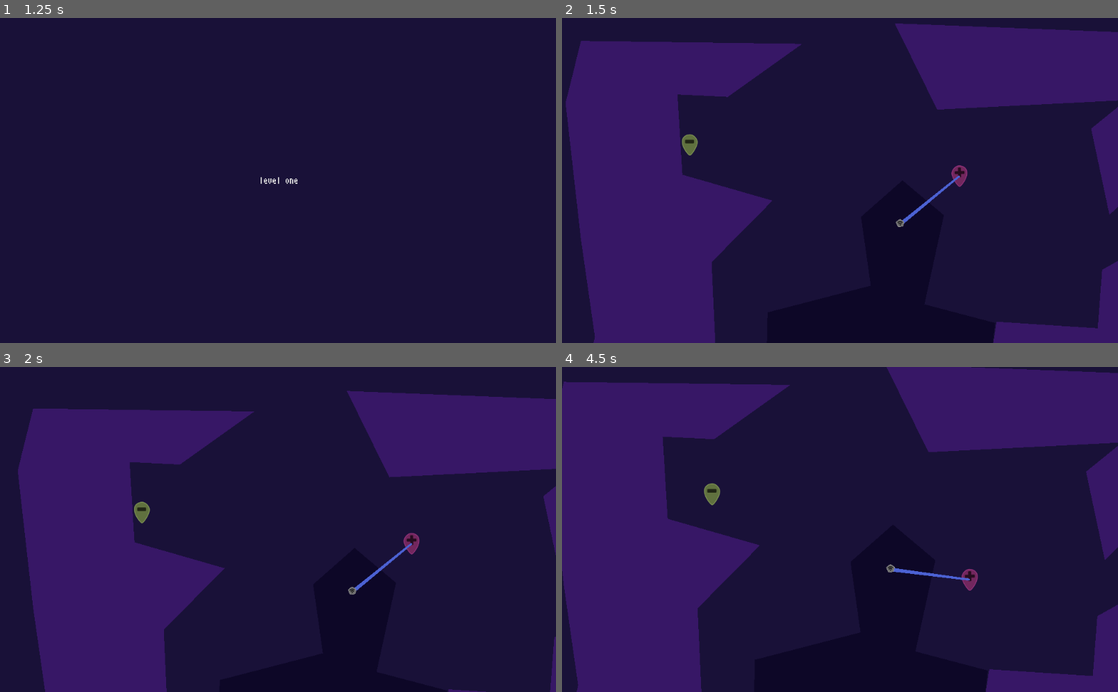
Above: before the commit, frames 1-4 (two rows, left to right).
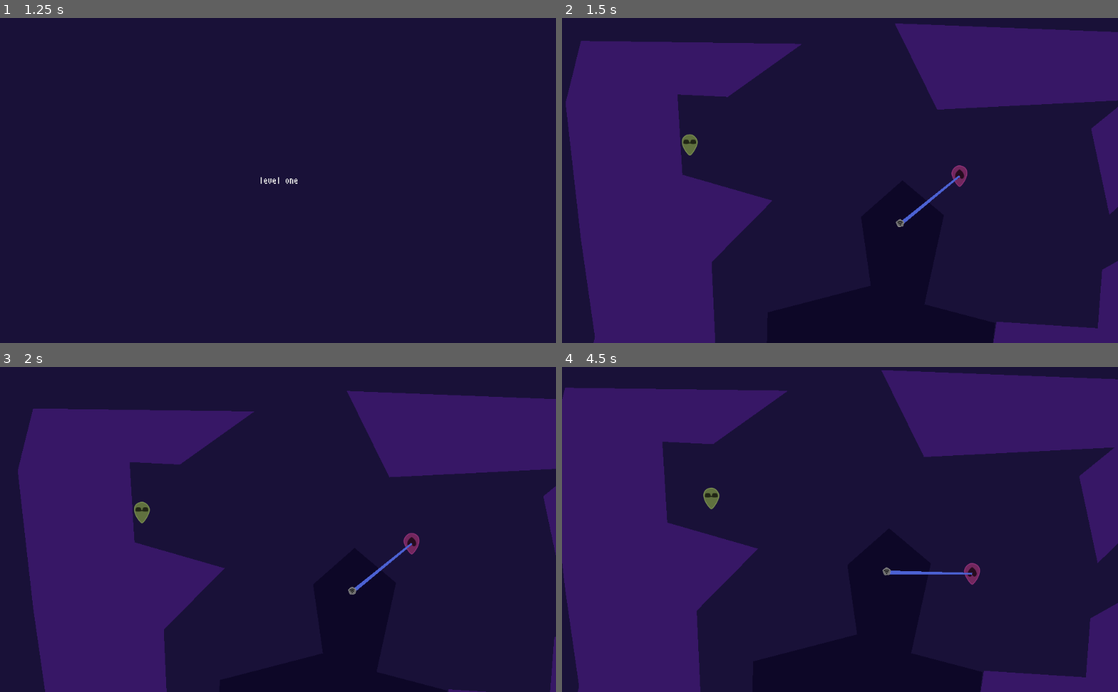
Above: after the commit, the same moments.

Repository: jacobabarbary/BooleanCircuit
Game: Godot game, scene res://gui/menu.tscn
The game is run twice, just before and just after one commit, with the same random seed, the same clock (stepped at 60 frames per second) and the same inputs.
Inputs:
- Up to frame 1 (1.25 s): click "play" at 0.5 s
- Up to frame 2 (1.5 s): click "level one" at 1.25 s
- Up to frame 3 (2 s): no input
- Up to frame 4 (4.5 s): tap S (Player2Action) at 2.1, 3.6 s; tap Down (PlayerAction) at 2.85, 4.35 s

Frame 1 is identical in both runs. In frame 2, less than 0.1% of the frame differs, in the area x 21-73%, y 37-50%; in frame 3, less than 0.1%; in frame 4, 4.3%, in the area x 0-100%, y 0-100%.

Commit message:
update player look

Diff:
--- a/agents/player/Player.gd
+++ b/agents/player/Player.gd
@@ -48,7 +48,7 @@
 
 func launch():
 	if inputs_pressed[1]:
-		linear_velocity = Vector2(0,1).rotated(sprite.rotation) * speed
+		linear_velocity += Vector2(0,1).rotated(sprite.rotation) * speed
 		rot_speed = -rot_speed
 
 func set_color(col: Color)->void:
--- a/agents/player/player.svg
+++ b/agents/player/player.svg
@@ -28,9 +28,9 @@
      borderopacity="1"
      inkscape:pageopacity="0"
      inkscape:pageshadow="2"
-     inkscape:zoom="0.80406911"
-     inkscape:cx="210.84959"
-     inkscape:cy="392.06211"
+     inkscape:zoom="0.56856272"
+     inkscape:cx="21.551769"
+     inkscape:cy="372.90775"
      inkscape:document-units="px"
      inkscape:current-layer="layer1"
      showgrid="true"
@@ -62,7 +62,7 @@
         <dc:format>image/svg+xml</dc:format>
         <dc:type
            rdf:resource="http://purl.org/dc/dcmitype/StillImage" />
-        <dc:title></dc:title>
+        <dc:title />
       </cc:Work>
     </rdf:RDF>
   </metadata>
@@ -92,7 +92,7 @@
       </g>
       <g
          style="opacity:1;vector-effect:none;fill:#1a1239;fill-opacity:1;stroke:none;stroke-width:6.84908962;stroke-linecap:butt;stroke-linejoin:miter;stroke-miterlimit:4;stroke-dasharray:none;stroke-dashoffset:0;stroke-opacity:1;paint-order:markers stroke fill"
-         transform="matrix(0.60089362,0,0,0.60089362,74.225805,87.786997)"
+         transform="matrix(0.60089362,0,0,-0.60089362,74.225805,424.10606)"
          id="g1035">
         <path
            sodipodi:nodetypes="ccccccccscccccc"
@@ -121,7 +121,7 @@
          sodipodi:nodetypes="ccccccssccccccc"
          inkscape:connector-curvature="0"
          id="path986"
-         d="m 103.66143,252.60216 c 0.10522,0.43627 4.06457,0.0283 5.97958,-0.5549 1.69769,-0.51694 4.6799,-1.70773 4.67586,-2.54606 -0.0155,-3.20654 -2.28078,-11.87726 -7.1427,-11.46613 -4.86193,0.41113 -4.15632,11.8975 -3.51274,14.56709 z m -14.108052,-2.63691 c 0.01866,0.93035 3.044239,1.98876 4.779923,2.38803 1.922612,0.44227 5.826239,0.42216 5.917859,-0.0659 0.5607,-2.98685 0.43506,-12.87488 -4.087539,-13.13204 -4.5226,-0.25716 -6.681623,7.25132 -6.610243,10.80991 z m 12.510212,6.98082 c -5.12403,-4.5e-4 -11.564183,-2.67518 -11.799527,-1.10368 -0.929238,6.20485 2.682186,14.7585 12.442347,14.65035 9.79294,-0.10849 12.90244,-12.40084 11.80916,-15.05311 -1.09329,-2.65228 -6.98681,1.50693 -12.45198,1.50644 z"
+         d="m 103.66143,255.91253 c 0.10522,-0.43627 4.06457,-0.0283 5.97958,0.5549 1.69769,0.51694 4.6799,1.70773 4.67586,2.54606 -0.0155,3.20654 -2.28078,11.87726 -7.1427,11.46613 -4.86193,-0.41113 -4.15632,-11.8975 -3.51274,-14.56709 z m -14.108052,2.63691 c 0.01866,-0.93035 3.044239,-1.98876 4.779923,-2.38803 1.922612,-0.44227 5.826239,-0.42216 5.917859,0.0659 0.5607,2.98685 0.43506,12.87488 -4.087539,13.13204 -4.5226,0.25716 -6.681623,-7.25132 -6.610243,-10.80991 z m 12.510212,-6.98082 c -5.12403,4.5e-4 -11.564183,2.67518 -11.799527,1.10368 -0.929238,-6.20485 2.682186,-14.7585 12.442347,-14.65035 9.79294,0.10849 12.90244,12.40084 11.80916,15.05311 -1.09329,2.65228 -6.98681,-1.50693 -12.45198,-1.50644 z"
          style="opacity:1;vector-effect:none;fill:#262626;fill-opacity:1;stroke:none;stroke-width:2.5738945;stroke-linecap:butt;stroke-linejoin:miter;stroke-miterlimit:4;stroke-dasharray:none;stroke-dashoffset:0;stroke-opacity:1;paint-order:markers stroke fill" />
     </g>
     <g
@@ -266,23 +266,27 @@
            id="g1406"
            transform="translate(0.70624418,0.11770736)" />
       </g>
-      <path
-         sodipodi:nodetypes="ssaccsssccass"
-         inkscape:connector-curvature="0"
-         id="path1410"
-         d="m 237.0263,236.43641 c -8.62236,0 -15.14282,8.47146 -15.14282,16.88738 0,1.69298 -0.19276,2.99517 0.71338,4.00316 1.36033,1.51323 5.86213,1.70264 5.86213,1.70264 2.11701,0.37476 3.38898,1.39653 3.01423,3.51354 l -0.469,5.35406 c -0.21663,2.47302 3.36583,1.91913 5.96166,1.91913 1.50849,0 5.80291,0.3136 5.72417,-1.05747 l -0.38693,-6.73776 c -0.24544,-2.13588 1.40705,-3.06788 3.54292,-3.31333 0,0 4.7088,-0.007 6.17357,-1.5405 1.16074,-1.21553 0.99397,-2.87274 0.99397,-4.94321 0,-8.41592 -7.3649,-15.78764 -15.98728,-15.78764 z"
-         style="opacity:1;vector-effect:none;fill:#262626;fill-opacity:1;stroke:none;stroke-width:8.00519085;stroke-linecap:butt;stroke-linejoin:miter;stroke-miterlimit:4;stroke-dasharray:none;stroke-dashoffset:0;stroke-opacity:1;paint-order:markers stroke fill" />
-      <path
-         sodipodi:nodetypes="sssss"
-         style="opacity:1;vector-effect:none;fill:#737373;fill-opacity:1;stroke:none;stroke-width:5.06132936;stroke-linecap:butt;stroke-linejoin:miter;stroke-miterlimit:4;stroke-dasharray:none;stroke-dashoffset:0;stroke-opacity:1;paint-order:markers stroke fill"
-         d="m 231.65805,246.39297 c 1.87856,0 3.6073,-0.27443 3.6073,3.30186 0,3.57629 -1.89081,6.28064 -3.76937,6.28064 -1.87854,0 -3.13582,-3.36616 -3.13582,-6.94245 0,-3.57629 1.41933,-2.64005 3.29789,-2.64005 z"
-         id="path1416"
-         inkscape:connector-curvature="0" />
-      <path
-         inkscape:connector-curvature="0"
-         id="path1418"
-         d="m 242.57122,243.86728 c 1.79492,0 3.36716,2.70618 3.36716,5.8743 0,3.16813 -1.80663,5.56381 -3.60153,5.56381 -1.7949,0 -2.9962,-2.98196 -2.9962,-6.15009 0,-3.16809 1.43566,-5.28802 3.23057,-5.28802 z"
-         style="opacity:1;vector-effect:none;fill:#737373;fill-opacity:1;stroke:none;stroke-width:4.65648365;stroke-linecap:butt;stroke-linejoin:miter;stroke-miterlimit:4;stroke-dasharray:none;stroke-dashoffset:0;stroke-opacity:1;paint-order:markers stroke fill" />
+      <g
+         id="g1048"
+         transform="matrix(1,0,0,-1,0,506.30574)">
+        <path
+           style="opacity:1;vector-effect:none;fill:#262626;fill-opacity:1;stroke:none;stroke-width:8.00519085;stroke-linecap:butt;stroke-linejoin:miter;stroke-miterlimit:4;stroke-dasharray:none;stroke-dashoffset:0;stroke-opacity:1;paint-order:markers stroke fill"
+           d="m 237.0263,236.43641 c -8.62236,0 -15.14282,8.47146 -15.14282,16.88738 0,1.69298 -0.19276,2.99517 0.71338,4.00316 1.36033,1.51323 5.86213,1.70264 5.86213,1.70264 2.11701,0.37476 3.38898,1.39653 3.01423,3.51354 l -0.469,5.35406 c -0.21663,2.47302 3.36583,1.91913 5.96166,1.91913 1.50849,0 5.80291,0.3136 5.72417,-1.05747 l -0.38693,-6.73776 c -0.24544,-2.13588 1.40705,-3.06788 3.54292,-3.31333 0,0 4.7088,-0.007 6.17357,-1.5405 1.16074,-1.21553 0.99397,-2.87274 0.99397,-4.94321 0,-8.41592 -7.3649,-15.78764 -15.98728,-15.78764 z"
+           id="path1410"
+           inkscape:connector-curvature="0"
+           sodipodi:nodetypes="ssaccsssccass" />
+        <path
+           inkscape:connector-curvature="0"
+           id="path1416"
+           d="m 231.65805,246.39297 c 1.87856,0 3.6073,-0.27443 3.6073,3.30186 0,3.57629 -1.89081,6.28064 -3.76937,6.28064 -1.87854,0 -3.13582,-3.36616 -3.13582,-6.94245 0,-3.57629 1.41933,-2.64005 3.29789,-2.64005 z"
+           style="opacity:1;vector-effect:none;fill:#737373;fill-opacity:1;stroke:none;stroke-width:5.06132936;stroke-linecap:butt;stroke-linejoin:miter;stroke-miterlimit:4;stroke-dasharray:none;stroke-dashoffset:0;stroke-opacity:1;paint-order:markers stroke fill"
+           sodipodi:nodetypes="sssss" />
+        <path
+           style="opacity:1;vector-effect:none;fill:#737373;fill-opacity:1;stroke:none;stroke-width:4.65648365;stroke-linecap:butt;stroke-linejoin:miter;stroke-miterlimit:4;stroke-dasharray:none;stroke-dashoffset:0;stroke-opacity:1;paint-order:markers stroke fill"
+           d="m 242.57122,243.86728 c 1.79492,0 3.36716,2.70618 3.36716,5.8743 0,3.16813 -1.80663,5.56381 -3.60153,5.56381 -1.7949,0 -2.9962,-2.98196 -2.9962,-6.15009 0,-3.16809 1.43566,-5.28802 3.23057,-5.28802 z"
+           id="path1418"
+           inkscape:connector-curvature="0" />
+      </g>
     </g>
     <g
        id="g1640"
@@ -362,14 +366,6 @@
              id="g1537"
              transform="translate(0.70624418,0.11770736)" />
         </g>
-        <rect
-           style="opacity:1;vector-effect:none;fill:#262626;fill-opacity:1;stroke:none;stroke-width:9.34685612;stroke-linecap:butt;stroke-linejoin:miter;stroke-miterlimit:4;stroke-dasharray:none;stroke-dashoffset:0;stroke-opacity:1;paint-order:markers stroke fill"
-           id="rect1543"
-           width="26.990572"
-           height="10.935835"
-           x="154.14873"
-           y="112.37051"
-           ry="2.5594509" />
       </g>
     </g>
     <g
@@ -389,11 +385,17 @@
            id="g1527"
            transform="translate(0.70624418,0.11770736)" />
       </g>
-      <path
-         inkscape:connector-curvature="0"
-         id="rect1554"
-         d="m 166.65676,170.14246 c -1.16195,0 -2.09755,0.9356 -2.09755,2.09755 v 8.23309 h -8.23309 c -1.16194,0 -2.09754,0.9356 -2.09754,2.09754 v 4.76664 c 0,1.16194 0.9356,2.09754 2.09754,2.09754 h 8.23309 v 8.23309 c 0,1.16195 0.9356,2.09755 2.09755,2.09755 h 4.76663 c 1.16195,0 2.09755,-0.9356 2.09755,-2.09755 v -8.23309 h 8.23309 c 1.16194,0 2.09754,-0.9356 2.09754,-2.09754 v -4.76664 c 0,-1.16194 -0.9356,-2.09754 -2.09754,-2.09754 h -8.23309 v -8.23309 c 0,-1.16195 -0.9356,-2.09755 -2.09755,-2.09755 z"
-         style="opacity:1;vector-effect:none;fill:#262626;fill-opacity:1;stroke:none;stroke-width:8.86418056;stroke-linecap:butt;stroke-linejoin:miter;stroke-miterlimit:4;stroke-dasharray:none;stroke-dashoffset:0;stroke-opacity:1;paint-order:markers stroke fill" />
-    </g>
+    </g>
+    <path
+       style="opacity:1;vector-effect:none;fill:#262626;fill-opacity:1;stroke:none;stroke-width:7.18697786;stroke-linecap:butt;stroke-linejoin:miter;stroke-miterlimit:4;stroke-dasharray:none;stroke-dashoffset:0;stroke-opacity:1;paint-order:markers stroke fill"
+       d="m 161.22364,203.80924 c -8.29999,-1.43409 -8.24477,-18.29606 8.31627,-28.51077 16.99733,11.61881 15.33812,26.82099 8.05269,28.28289 -7.06889,1.41845 -8.12445,-6.54211 -8.12445,-6.54211 0,0 -1.19872,7.98737 -8.24451,6.76999 z"
+       id="path890"
+       inkscape:connector-curvature="0"
+       sodipodi:nodetypes="scscs" />
+    <path
+       style="opacity:1;vector-effect:none;fill:#262626;fill-opacity:1;stroke:none;stroke-width:7.18697834;stroke-linecap:butt;stroke-linejoin:miter;stroke-miterlimit:4;stroke-dasharray:none;stroke-dashoffset:0;stroke-opacity:1;paint-order:markers stroke fill"
+       d="m 158.34287,125.08342 c -4.46066,0.0424 -8.91971,-0.69948 -8.91987,-2.35283 -0.001,-10.84557 4.16317,-10.94603 8.55349,-10.94765 4.02693,0.003 8.52195,0.10106 9.20357,8.48785 1.14068,0.2656 2.31316,0.19965 3.50986,-0.12299 0.63228,-8.27419 4.45068,-8.36338 8.45995,-8.36486 4.38864,0.003 9.33713,0.11127 9.29504,10.94765 -0.011,2.77993 -15.66622,3.2533 -17.64337,0.58291 -1.28013,0.43722 -2.54116,0.40203 -3.78788,0.004 -1.00733,1.11362 -4.83819,1.72933 -8.67079,1.76579 z"
+       id="path1008"
+       inkscape:connector-curvature="0" />
   </g>
 </svg>
Binary file changed: agents/player/player.png
